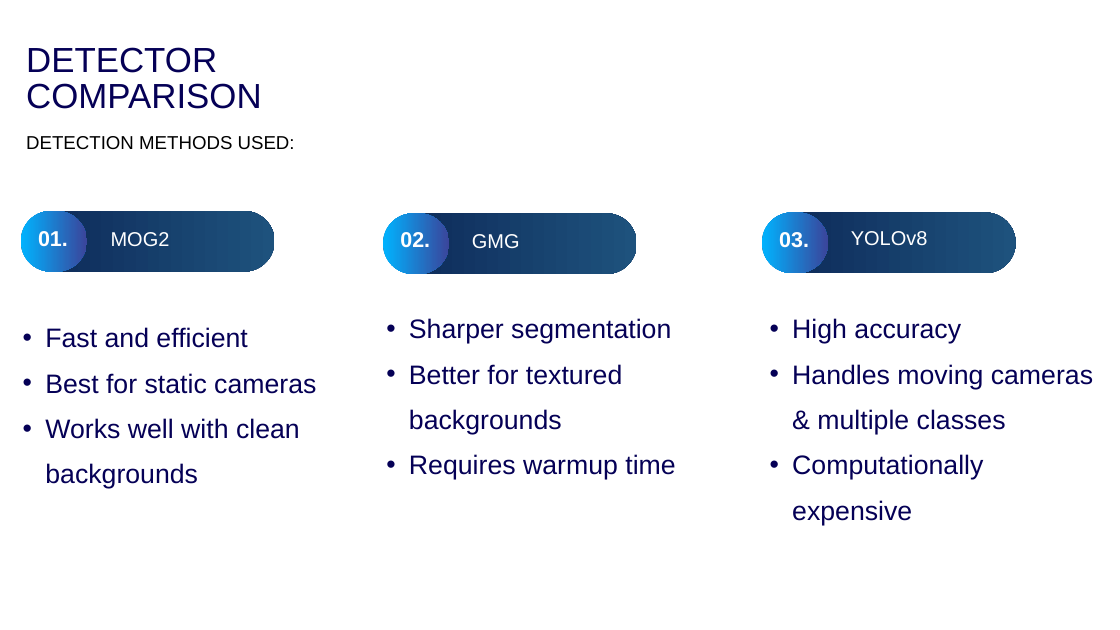
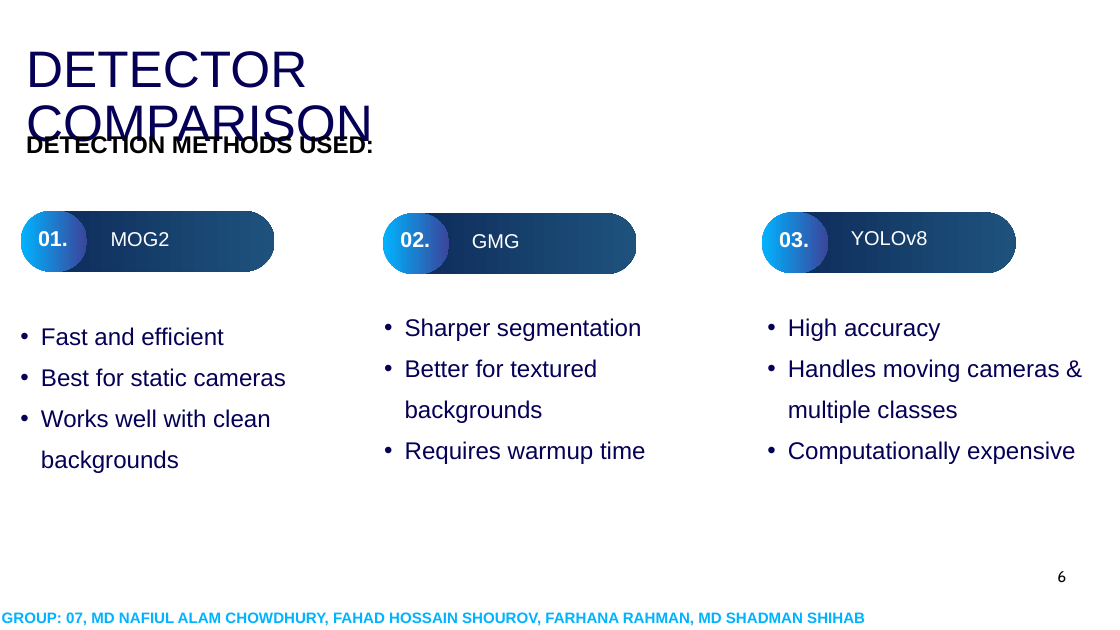
Before and after one commit to cyanide10/cse445project, a slide deck: slide 6 of other/445presentation.pptx. Drawn at 1120x630 pixels with LibreOffice and Linux fonts; fonts in the diff are those of the drawing; background and template pictures are left out. Boxes give left, top, right and bottom in pixels: in the first picture for what was removed or moved away, otherwise in the second. Text is boxed around its words. In the diff, an @@ line names an element or a change of style, - is before the commit and + after.

```diff
--- a/other/445presentation.pptx
+++ b/other/445presentation.pptx
@@ text "DETECTOR COMPARISON" at [26,51,373,151]: size 44.9 to 66 pt; line spacing 46.7pt to 68.6pt @@
@@ text "DETECTION METHODS USED:" at [26,133,374,154]: size 24 to 31 pt, bold on; line spacing 25pt to 32.2pt @@
@@ size 34.3 to 31 pt; indent changed; line spacing 58.3pt to 52.7pt in 3 elements at [41,327,286,473], [405,318,646,464], [788,318,1075,464] @@
@@ text added at [1057,571,1066,583], 20 pt, text #000000 @@
+6
@@ text added at [2,612,865,626], 19.4 pt, text gradient #00B3FF to #3A459B, bold @@
+GROUP: 07, MD NAFIUL ALAM CHOWDHURY, FAHAD HOSSAIN SHOUROV, FARHANA RAHMAN, MD SHADMAN SHIHAB
```
Also in this commit, not shown: 11 other slides changed, 5 slides added, 1 slide removed.
